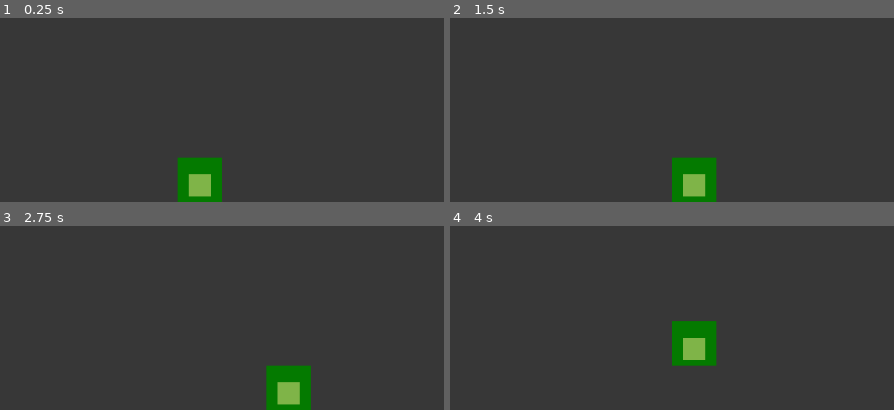
Above: before the commit, frames 1-4 (two rows, left to right).
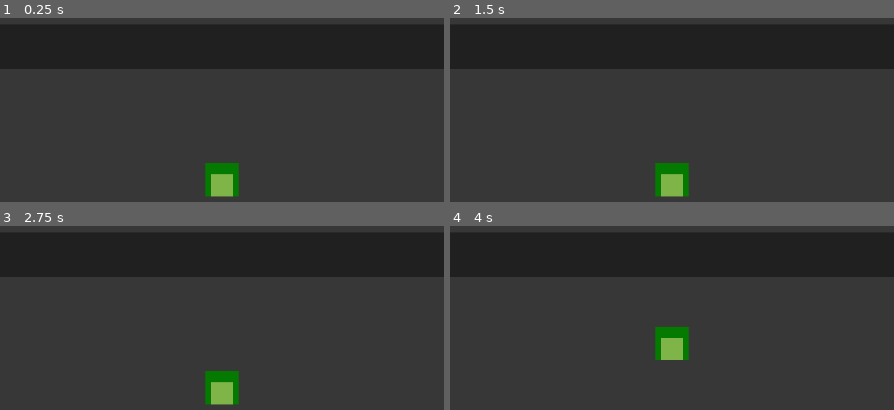
Above: after the commit, the same moments.

Repository: fredchien3/20-game-challenge
Game: Godot game, scene res://scenes/main.tscn
Two runs of this game, one before a commit and one after it. Both use one fixed random seed, a clock stepped at 60 frames per second and the inputs below.
Inputs:
- Up to frame 1 (0.25 s): no input
- Up to frame 2 (1.5 s): tap Enter at 0.5 s; hold Right (move_right) 0.53-1.28 s; tap Space at 1.25 s; hold S (move_down) from 1.28 s (still down)
- Up to frame 3 (2.75 s): tap Enter at 2 s; release S (move_down) at 2.03 s; hold Right (move_right) from 2.03 s (still down)
- Up to frame 4 (4 s): tap Space at 2.75 s; release Right (move_right) at 2.78 s; hold W (move_up) 2.78-3.53 s; tap Enter at 3.5 s; hold A (move_left) from 3.53 s (still down)

The runs differ from the first frame. In frame 1, 2.8% of the frame differs, in the area x 40-54%, y 76-100%; in frame 2, 2.8%; in frame 3, 3.8%, in the area x 46-71%, y 76-100%; in frame 4, 2.9%.

Commit message:
Enlarge map, add bounded camera

Diff:
--- /dev/null
+++ b/3--frogger/scenes/camera.gd
@@ -0,0 +1,11 @@
+extends Camera2D
+
+
+# Called when the node enters the scene tree for the first time.
+func _ready() -> void:
+	limit_top = 0
+	limit_left = 0
+	var background = get_tree().get_first_node_in_group("background")
+	var background_size = background.get_rect().size
+	limit_right = background_size.x
+	limit_bottom = background_size.y
--- a/3--frogger/scenes/frog.gd
+++ b/3--frogger/scenes/frog.gd
@@ -1,12 +1,10 @@
 extends CharacterBody2D
-
 
 const SPEED = 300.0
 const JUMP_VELOCITY = -400.0
 
 func _process(delta: float) -> void:
 	var new_pos = position
-
 	if Input.is_action_just_pressed("move_left"):
 		new_pos.x -= 64
 	elif Input.is_action_just_pressed("move_right"):
@@ -23,8 +21,8 @@
 	if new_pos.x < 0 or new_pos.y < 0:
 		return false
 
-	var viewport_size = get_viewport().size
-	if new_pos.x >= viewport_size[0] or new_pos.y >= viewport_size[1]:
+	var map_size = get_parent().size
+	if new_pos.x >= map_size[0] or new_pos.y >= map_size[1]:
 		return false
 
 	return true
--- a/3--frogger/scenes/frog.tscn
+++ b/3--frogger/scenes/frog.tscn
@@ -3,15 +3,18 @@
 [ext_resource type="Script" uid="uid://cb0yieqh70h0a" path="res://scenes/frog.gd" id="1_mqod6"]
 
 [sub_resource type="RectangleShape2D" id="RectangleShape2D_u8gyo"]
-size = Vector2(64, 64)
+size = Vector2(48, 48)
 
 [node name="Frog" type="CharacterBody2D"]
 script = ExtResource("1_mqod6")
 
 [node name="ColorRect" type="ColorRect" parent="."]
-offset_right = 64.0
-offset_bottom = 64.0
+offset_left = 8.0
+offset_top = 8.0
+offset_right = 56.0
+offset_bottom = 56.0
 color = Color(0.0172149, 0.478145, 0, 1)
+metadata/_edit_use_anchors_ = true
 
 [node name="ColorRect2" type="ColorRect" parent="."]
 offset_left = 16.0
@@ -19,6 +22,7 @@
 offset_right = 48.0
 offset_bottom = 56.0
 color = Color(0.499838, 0.705425, 0.282951, 1)
+metadata/_edit_use_anchors_ = true
 
 [node name="CollisionShape2D" type="CollisionShape2D" parent="."]
 position = Vector2(32, 32)
--- a/3--frogger/scenes/main.tscn
+++ b/3--frogger/scenes/main.tscn
@@ -1,24 +1,26 @@
-[gd_scene load_steps=3 format=3 uid="uid://d2xckpw4qhijp"]
+[gd_scene load_steps=5 format=3 uid="uid://d2xckpw4qhijp"]
 
+[ext_resource type="PackedScene" uid="uid://ca5tbgiharyx6" path="res://scenes/lane.tscn" id="1_0wfyh"]
 [ext_resource type="PackedScene" uid="uid://ivpxyjlfyggg" path="res://scenes/frog.tscn" id="1_o5qli"]
-
-[sub_resource type="RectangleShape2D" id="RectangleShape2D_o5qli"]
-size = Vector2(640, 1152)
+[ext_resource type="PackedScene" uid="uid://bh40k1lvhdkpr" path="res://scenes/car.tscn" id="2_sugp2"]
+[ext_resource type="Script" uid="uid://d1eltcw8mc5jy" path="res://scenes/camera.gd" id="4_jyhfs"]
 
 [node name="Main" type="Node2D"]
 
 [node name="Map" type="Node2D" parent="."]
 
-[node name="Background" type="ColorRect" parent="Map"]
-offset_right = 640.0
-offset_bottom = 1152.0
+[node name="Background" type="ColorRect" parent="Map" groups=["background"]]
+offset_right = 1024.0
+offset_bottom = 1792.0
 color = Color(0.214103, 0.214103, 0.214103, 1)
 
-[node name="Area2D" type="Area2D" parent="Map"]
+[node name="Lane" parent="Map/Background" instance=ExtResource("1_0wfyh")]
+position = Vector2(-64, 1536)
+car_scene = ExtResource("2_sugp2")
 
-[node name="CollisionShape2D" type="CollisionShape2D" parent="Map/Area2D"]
-position = Vector2(320, 576)
-shape = SubResource("RectangleShape2D_o5qli")
+[node name="Frog" parent="Map/Background" instance=ExtResource("1_o5qli")]
+position = Vector2(448, 1728)
 
-[node name="Frog" parent="Map" instance=ExtResource("1_o5qli")]
-position = Vector2(256, 1088)
+[node name="Camera" type="Camera2D" parent="Map/Background/Frog"]
+position = Vector2(32, 32)
+script = ExtResource("4_jyhfs")
Not shown, added: 3--frogger/scenes/camera.gd.uid
